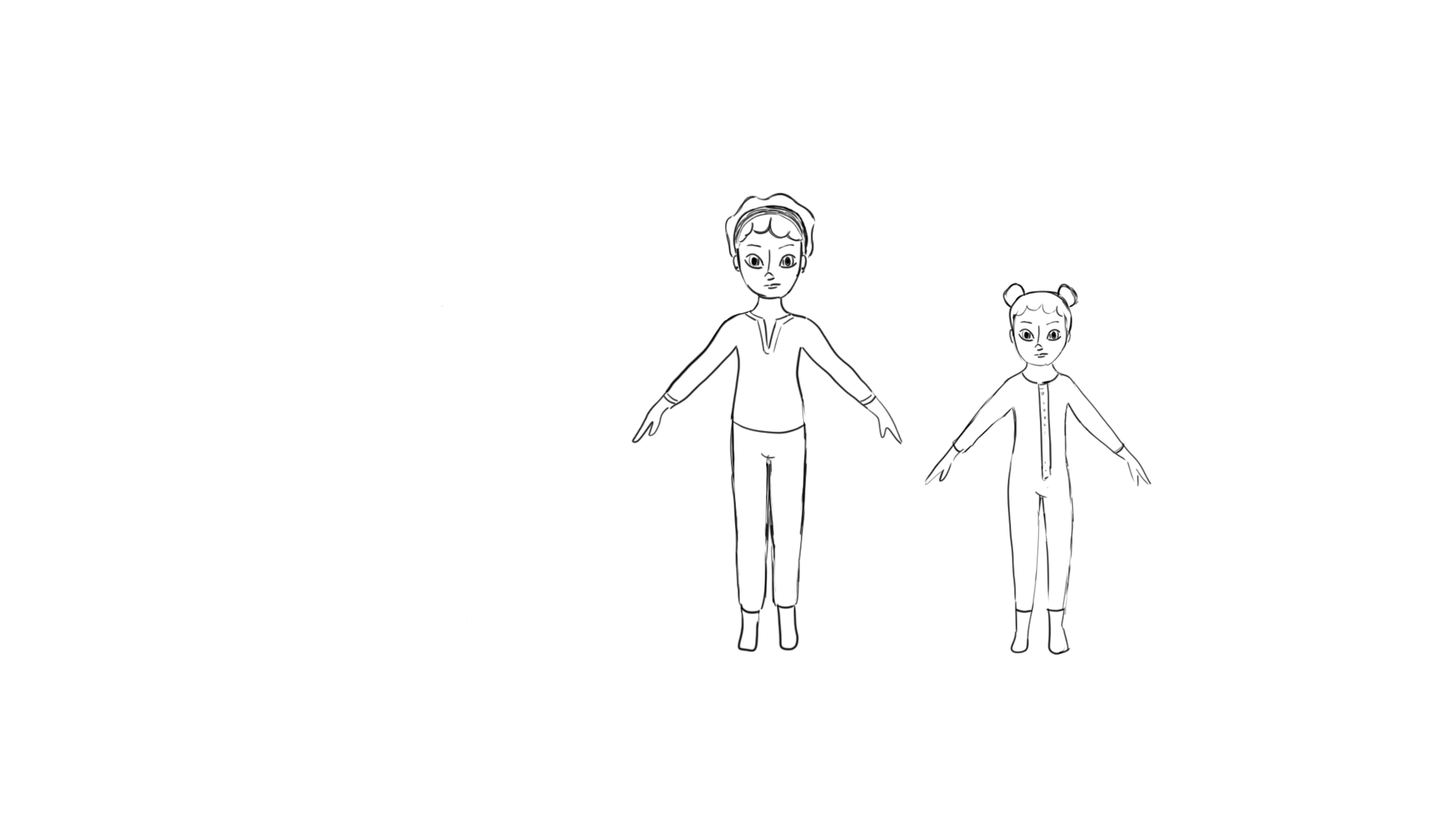
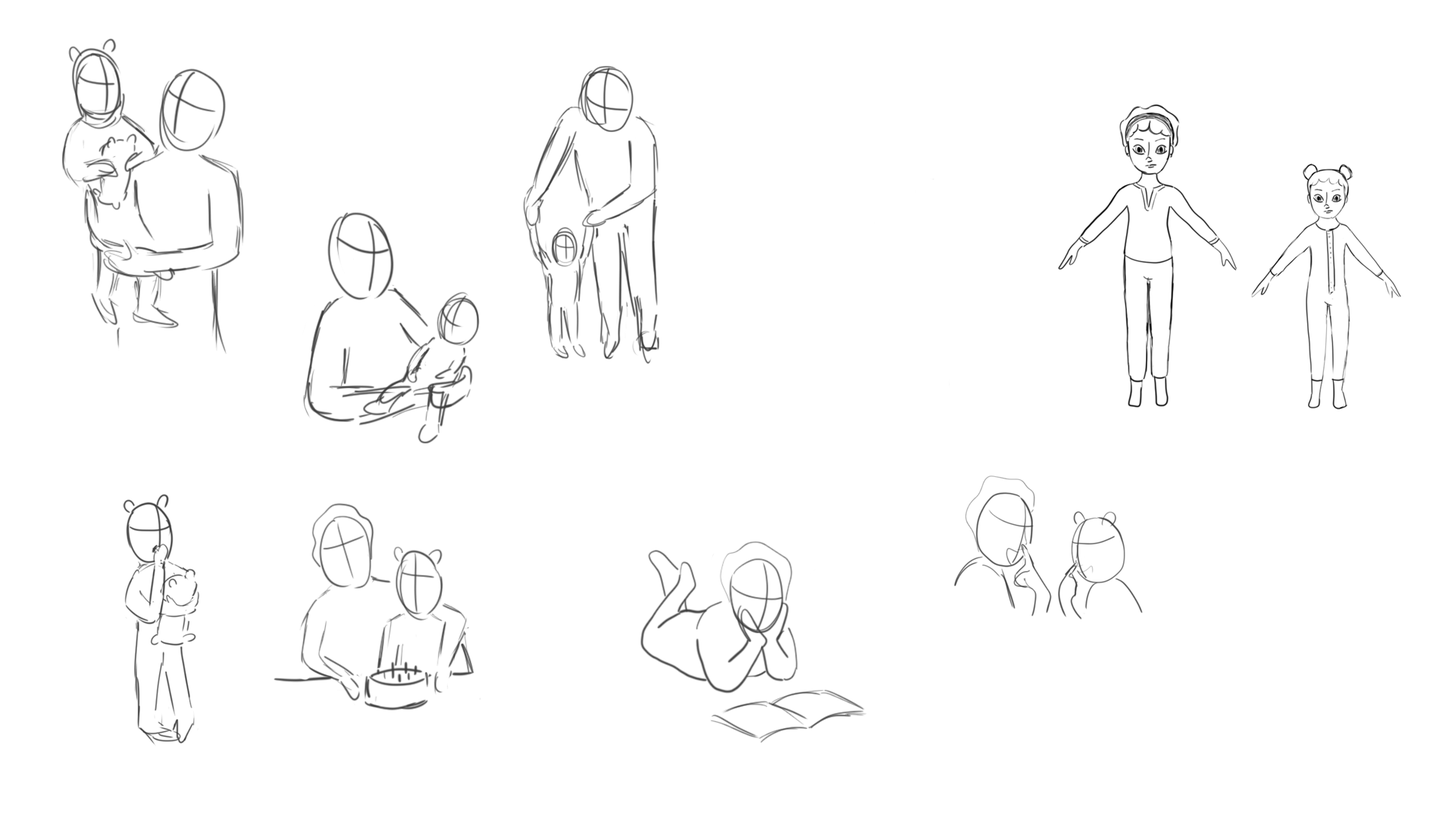
Two versions of the same layered image (1455 × 819). Layer-by-layer changes:
added layer "Layer 6" above "Layer 4" over [61, 37, 1144, 746]
painted on "Layer 4" over [352, 103, 1402, 655]
